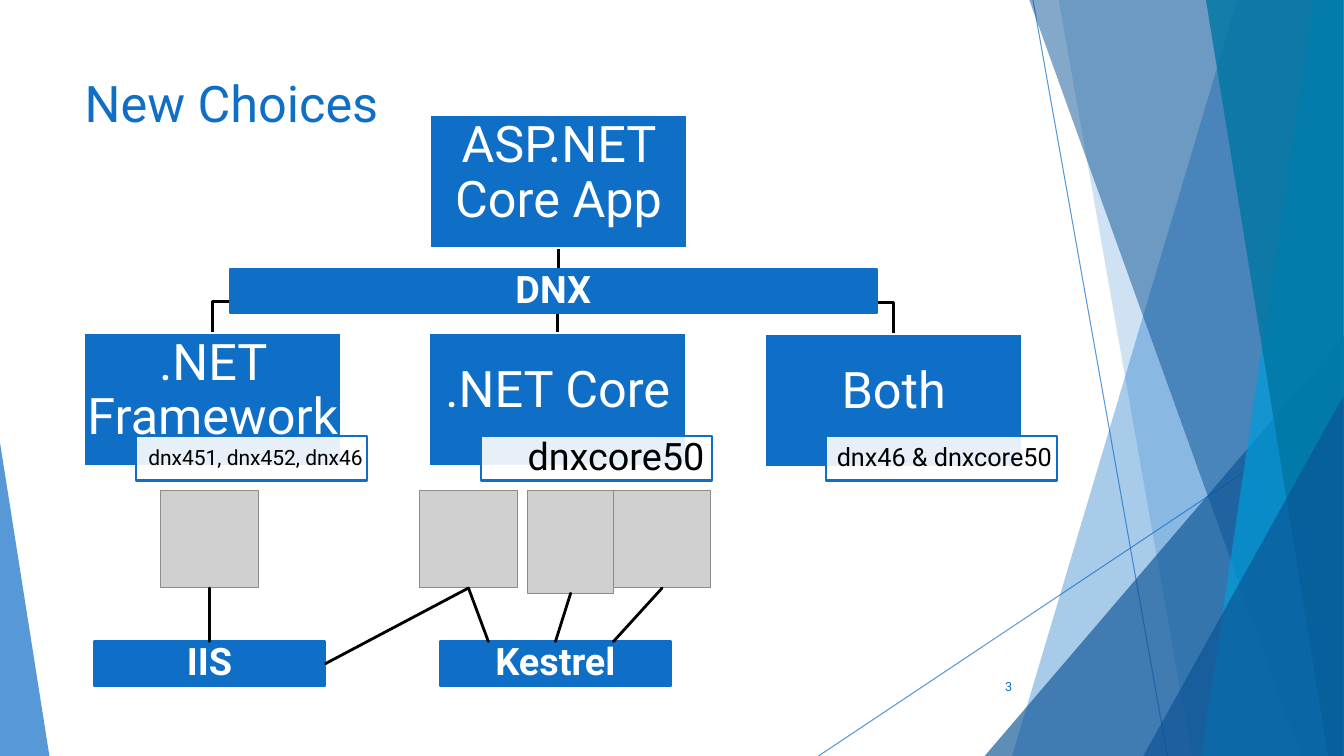
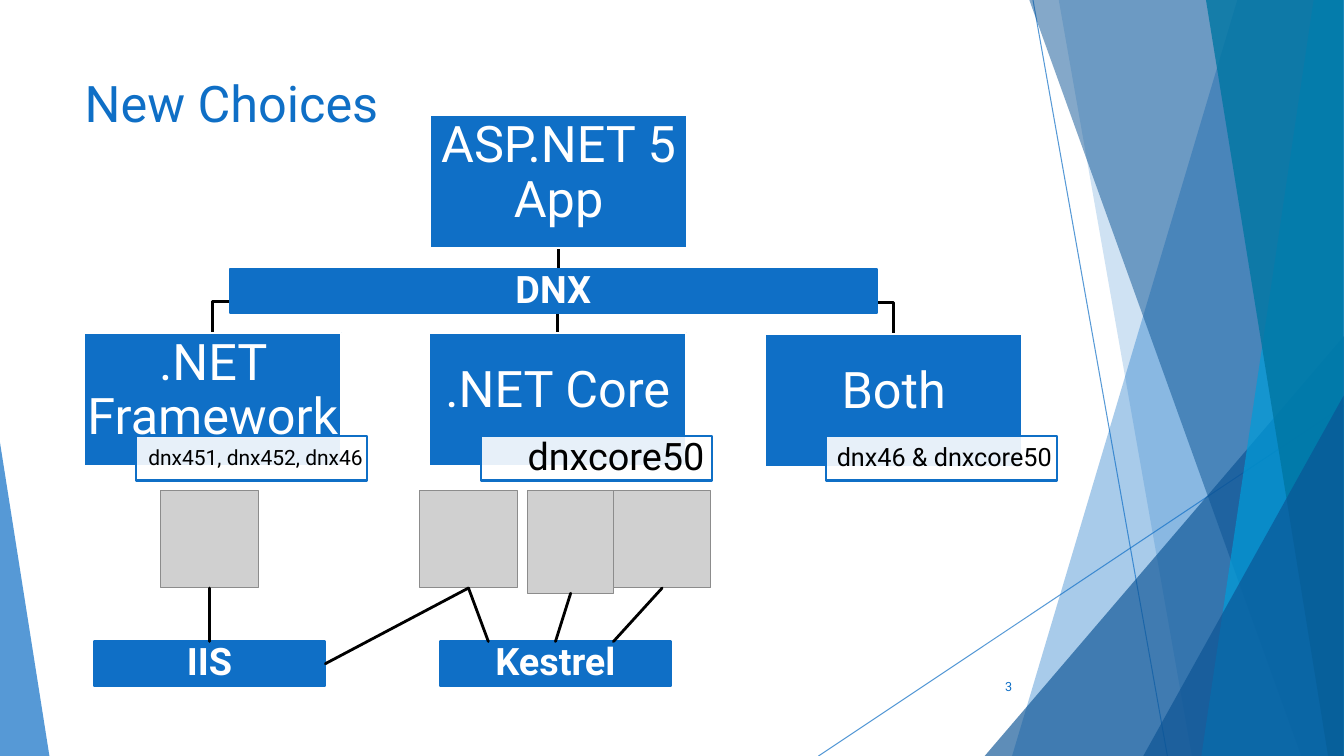
Before and after one commit to scottaddie/slide-decks, a slide deck: slide 3 of Getting Started with ASP.NET Core 1.0 in VS Code - SFLCC.pptx. Drawn at 1344x756 pixels with LibreOffice and Linux fonts; fonts in the diff are those of the drawing; grey boxes stand for pictures. Boxes give left, top, right and bottom in pixels: in the first picture for what was removed or moved away, otherwise in the second. Text is boxed around its words. In the diff, an @@ line names an element or a change of style, - is before the commit and + after.

Commit message:
Replace incorrect ASP.NET Core references with ASP.NET 5

```diff
--- a/Getting Started with ASP.NET Core 1.0 in VS Code - SFLCC.pptx
+++ b/Getting Started with ASP.NET Core 1.0 in VS Code - SFLCC.pptx
@@ text at [441, 125, 676, 228]: text changed @@
-ASP.NET Core App
+ASP.NET 5 App
```
Also in this commit, not shown: 1 other slide changed.
